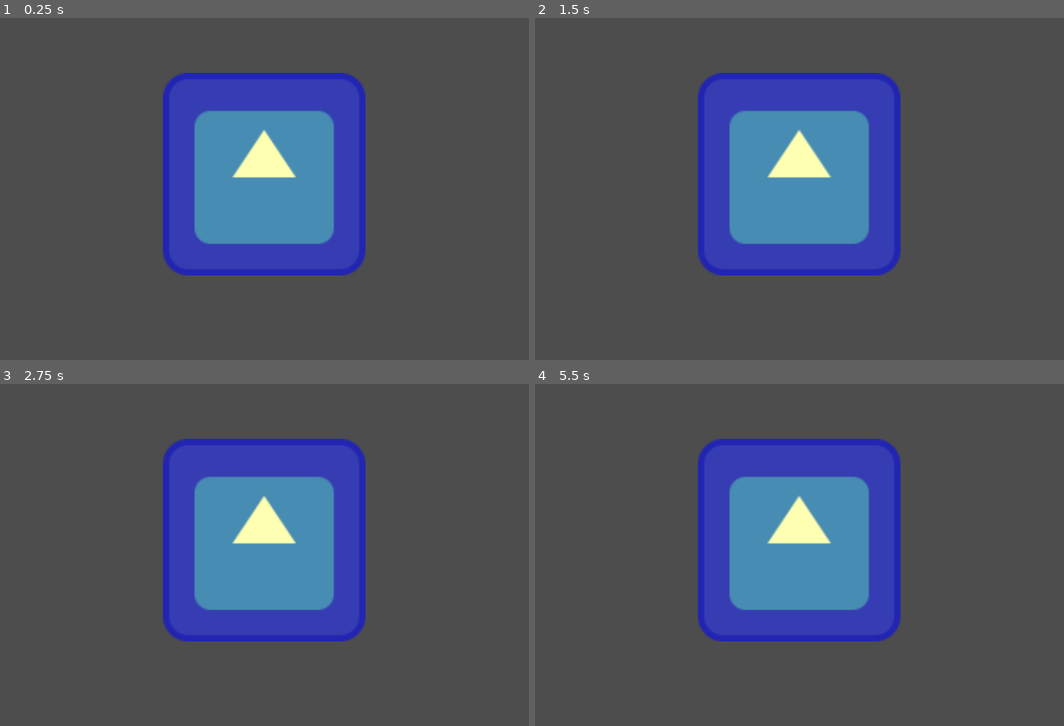
Above: before the commit, frames 1-4 (two rows, left to right).
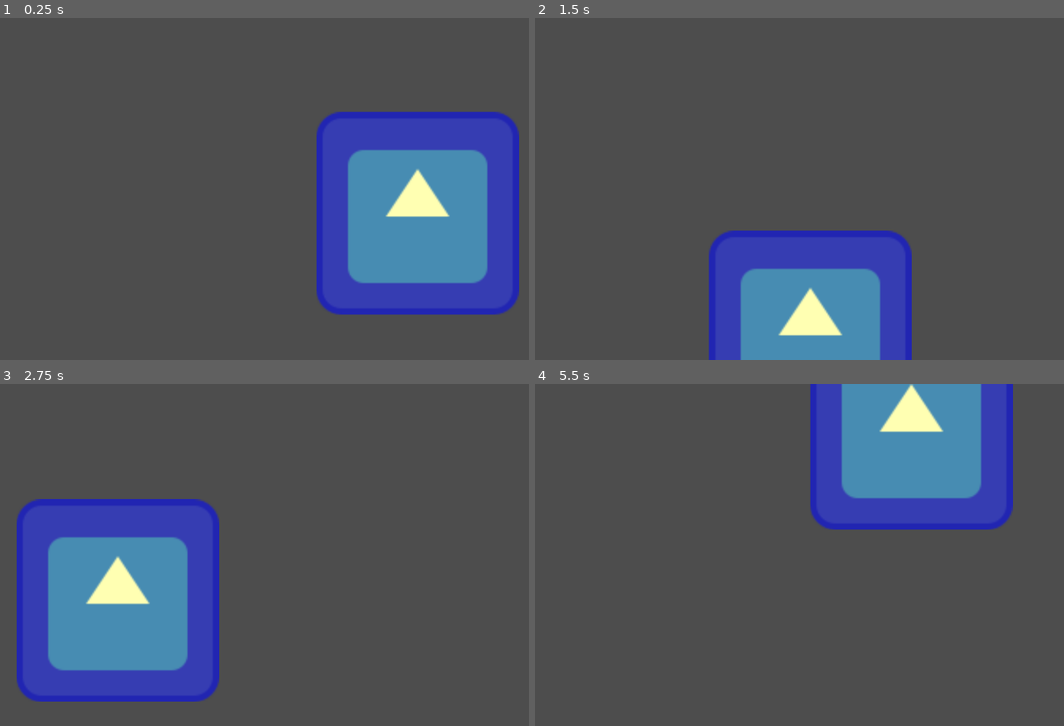
Above: after the commit, the same moments.

Repository: spigelli/first-2d-shader
Game: Godot game, scene res://main.tscn
Same seed, same stepped clock (60 frames per second), same inputs: the game is played once before the commit and once after it. The project has no main scene, so this scene is started directly. The engine's default icon, where the game draws it, is replaced by a stand-in: a white triangle on a blue panel in a dark square.
Inputs:
- Up to frame 1 (0.25 s): no input
- Up to frame 2 (1.5 s): no input
- Up to frame 3 (2.75 s): no input
- Up to frame 4 (5.5 s): no input

The runs differ from the first frame. In frame 1, 39% of the frame differs, in the area x 30-99%, y 16-87%; in frame 2, 29%; in frame 3, 39%, in the area x 3-70%, y 16-93%; in frame 4, 33%.

Commit message:
Move in a circle

Diff:
--- a/first-shader.gdshader
+++ b/first-shader.gdshader
@@ -4,6 +4,7 @@
 
 void vertex() {
 	// Called for every vertex the material is visible on.
+	VERTEX += vec2(cos(TIME)*100.0, sin(TIME)*100.0);
 }
 
 void fragment() {
